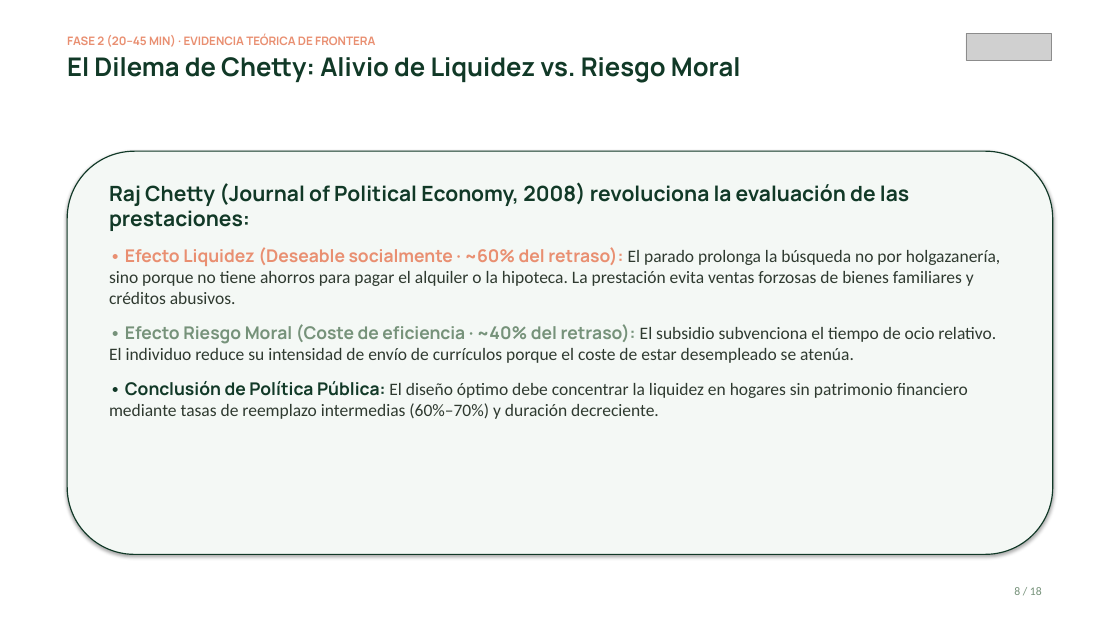
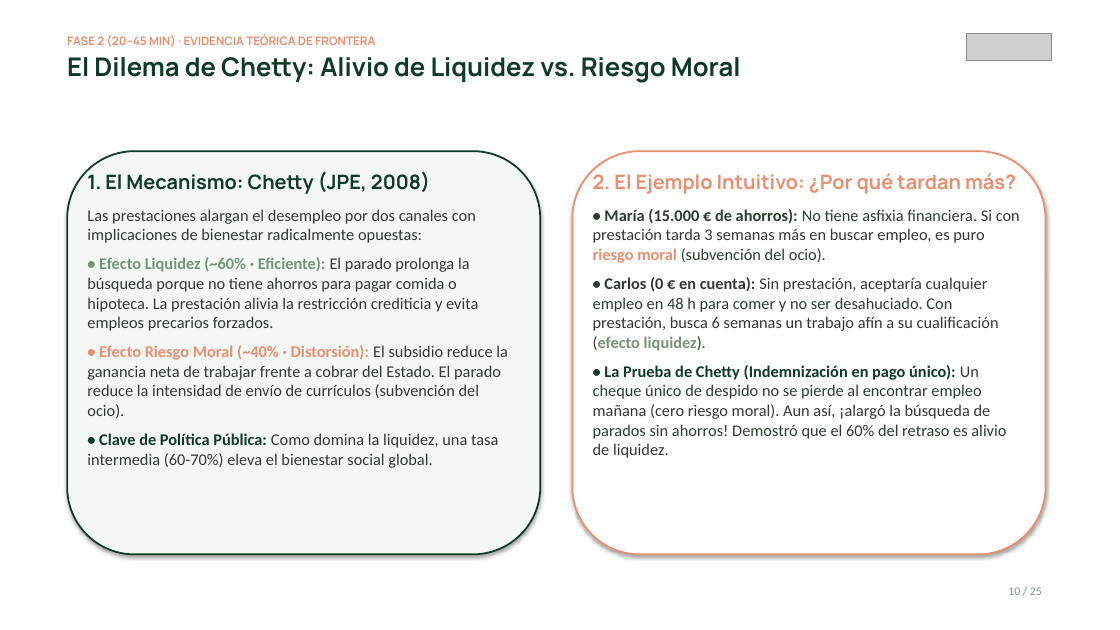
Before and after one commit to mhidper/PSSLL2627, a slide deck: slide 10 of Temas EB/Sesiones EB/Sesion 09/Sesion 09 - Por que proteger al desempleado y como lo hace Espana.pptx (slide 8 before the commit). Drawn at 1120x630 pixels with LibreOffice and Linux fonts; fonts in the diff are those of the drawing; grey boxes stand for pictures. Boxes give left, top, right and bottom in pixels: in the first picture for what was removed or moved away, otherwise in the second. Text is boxed around its words. In the diff, an @@ line names an element or a change of style, - is before the commit and + after.

```diff
--- a/Temas EB/Sesiones EB/Sesion 09/Sesion 09 - Por que proteger al desempleado y como lo hace Espana.pptx
+++ b/Temas EB/Sesiones EB/Sesion 09/Sesion 09 - Por que proteger al desempleado y como lo hace Espana.pptx
@@ rounded rectangle: place and size @@
-rounded rectangle at bbox=[67, 151, 1053, 555]
+rounded rectangle at bbox=[67, 151, 540, 555]
@@ rounded rectangle at bbox=[67, 151, 540, 555]: outline #113927 1 pt to #113927 1.5 pt @@
@@ text at bbox=[87, 170, 508, 468]: text changed; size 15 to 14 pt @@
-Raj Chetty (Journal of Political Economy, 2008) revoluciona la evaluación de las prestaciones:
-• Efecto Liquidez (Deseable socialmente · ~60% del retraso): El parado prolonga la búsqueda no por holgazanería, sino porque no tiene ahorros para pagar el alquiler o la hipoteca. La prestación evita ventas forzosas de bienes familiares y créditos abusivos.
-• Efecto Riesgo Moral (Coste de eficiencia · ~40% del retraso): El subsidio subvenciona el tiempo de ocio relativo. El individuo reduce su intensidad de envío de currículos porque el coste de estar desempleado se atenúa.
-• Conclusión de Política Pública: El diseño óptimo debe concentrar la liquidez en hogares sin patrimonio financiero mediante tasas de reemplazo intermedias (60%–70%) y duración decreciente.
+1. El Mecanismo: Chetty (JPE, 2008)
+Las prestaciones alargan el desempleo por dos canales con implicaciones de bienestar radicalmente opuestas:
+• Efecto Liquidez (~60% · Eficiente): El parado prolonga la búsqueda porque no tiene ahorros para pagar comida o hipoteca. La prestación alivia la restricción crediticia y evita empleos precarios forzados.
+• Efecto Riesgo Moral (~40% · Distorsión): El subsidio reduce la ganancia neta de trabajar frente a cobrar del Estado. El parado reduce la intensidad de envío de currículos (subvención del ocio).
+• Clave de Política Pública: Como domina la liquidez, una tasa intermedia (60-70%) eleva el bienestar social global.
@@ rounded rectangle added at bbox=[572, 151, 1045, 555], fill #FFFFFF, outline #E98F71 1.5 pt @@
@@ text added at bbox=[593, 170, 1020, 458], 14 pt, text #2F3A30 @@
+2. El Ejemplo Intuitivo: ¿Por qué tardan más?
+• María (15.000 € de ahorros): No tiene asfixia financiera. Si con prestación tarda 3 semanas más en buscar empleo, es puro riesgo moral (subvención del ocio).
+• Carlos (0 € en cuenta): Sin prestación, aceptaría cualquier empleo en 48 h para comer y no ser desahuciado. Con prestación, busca 6 semanas un trabajo afín a su cualificación (efecto liquidez).
+• La Prueba de Chetty (Indemnización en pago único): Un cheque único de despido no se pierde al encontrar empleo mañana (cero riesgo moral). Aun así, ¡alargó la búsqueda de parados sin ahorros! Demostró que el 60% del retraso es alivio de liquidez.
@@ text at bbox=[1008, 587, 1042, 595]: text changed @@
-8 / 18
+10 / 25
```
Also in this commit, not shown: 16 other slides changed, 7 slides added, 25 other files.
